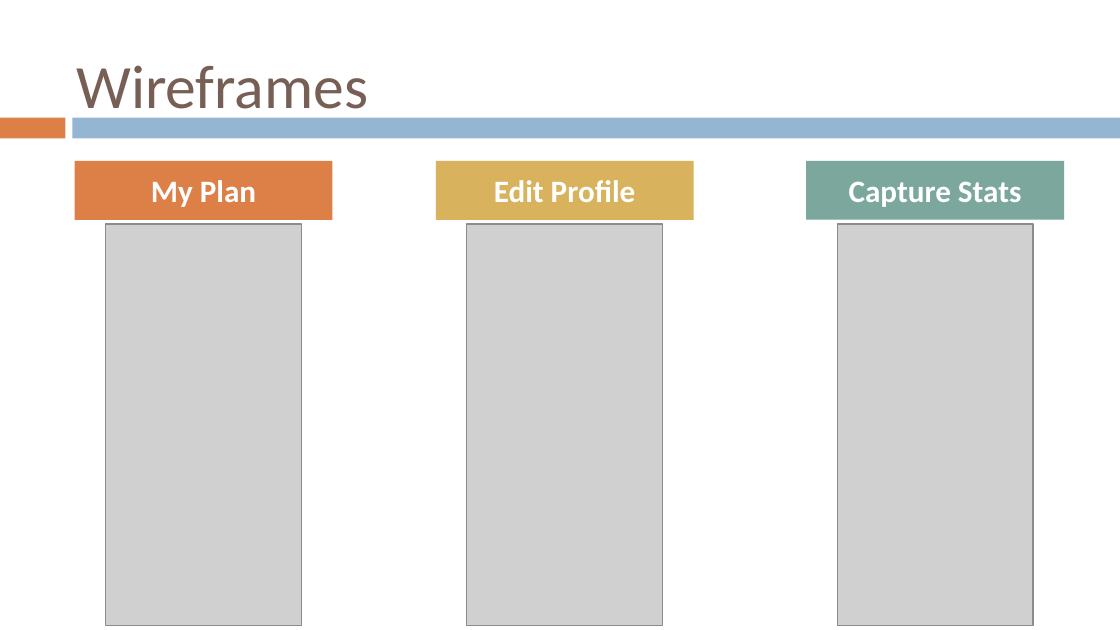
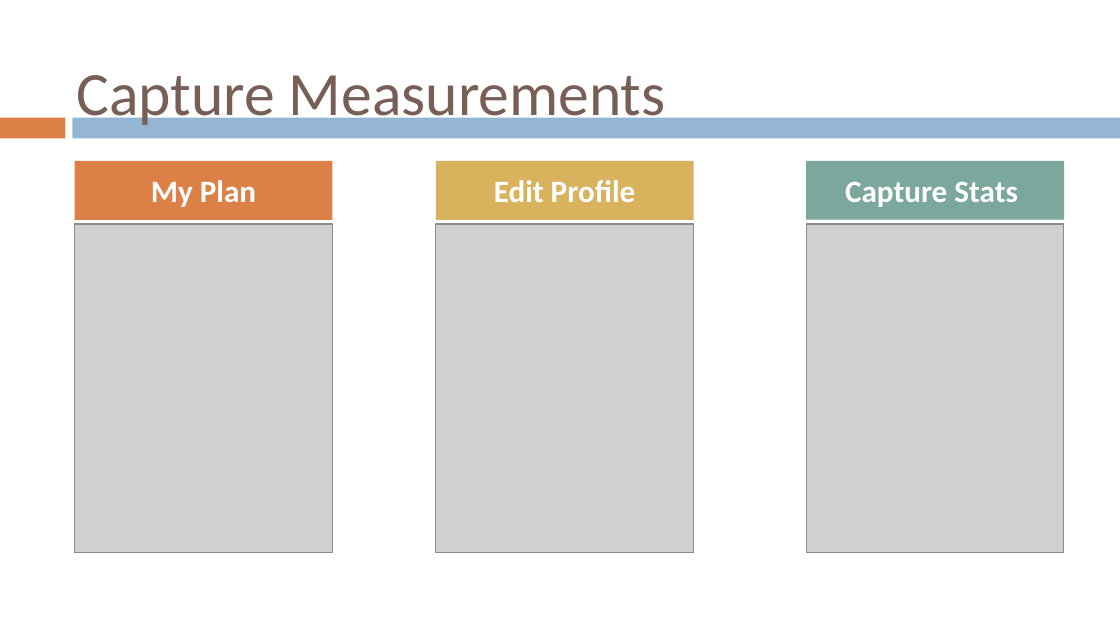
Before and after one commit to gvaccaro21/CS633---Term-Project, a slide deck: slide 31 of Final Presenation/CS_633_Zac3_term_project_report_FINAL_draft.pptx (slide 29 before the commit). Drawn at 1120x630 pixels with LibreOffice and Linux fonts; fonts in the diff are those of the drawing; grey boxes stand for pictures; background and template pictures are left out. Boxes give left, top, right and bottom in pixels: in the first picture for what was removed or moved away, otherwise in the second. Text is boxed around its words. In the diff, an @@ line names an element or a change of style, - is before the commit and + after.

```diff
--- a/Final Presenation/CS_633_Zac3_term_project_report_FINAL_draft.pptx
+++ b/Final Presenation/CS_633_Zac3_term_project_report_FINAL_draft.pptx
@@ title removed at [76, 65, 368, 123] @@
-Wireframes
@@ title added at [76, 75, 666, 129], 39.6 pt, text #775F55 @@
+Capture Measurements
@@ picture: place and size @@
-picture at [105, 224, 301, 626]
+picture at [75, 224, 333, 553]
@@ picture: place and size @@
-picture at [467, 224, 663, 626]
+picture at [436, 224, 693, 553]
@@ picture: place and size @@
-picture at [837, 224, 1033, 626]
+picture at [806, 224, 1064, 553]
```
Also in this commit, not shown: 14 other slides changed, 4 slides added, 1 slide removed.
